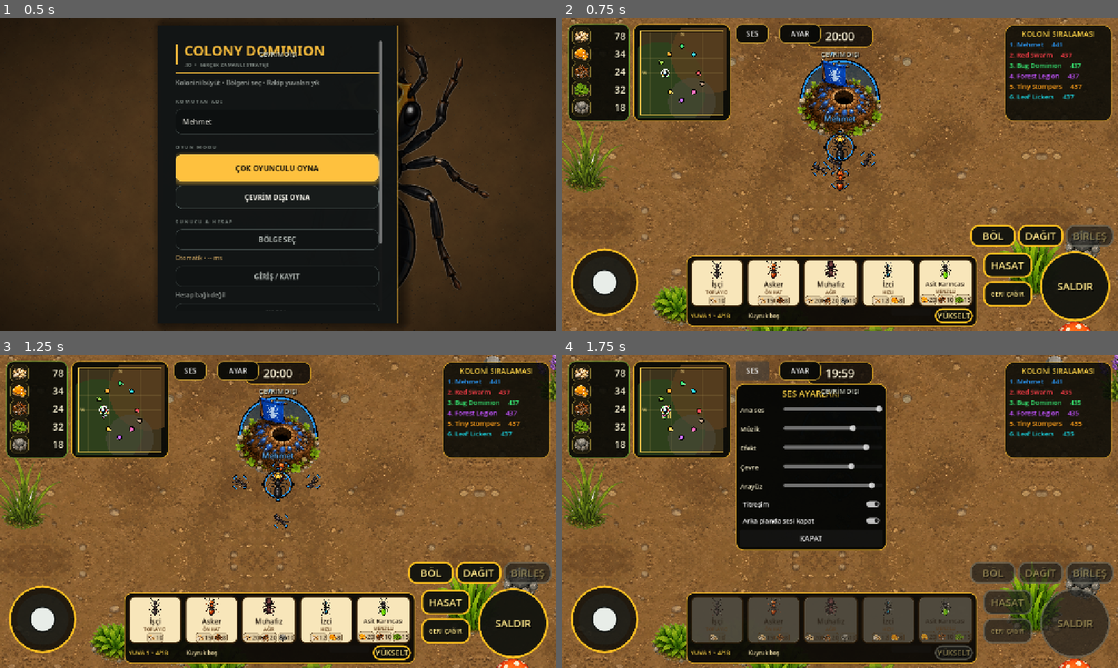
Above: before the commit, frames 1-4 (two rows, left to right).
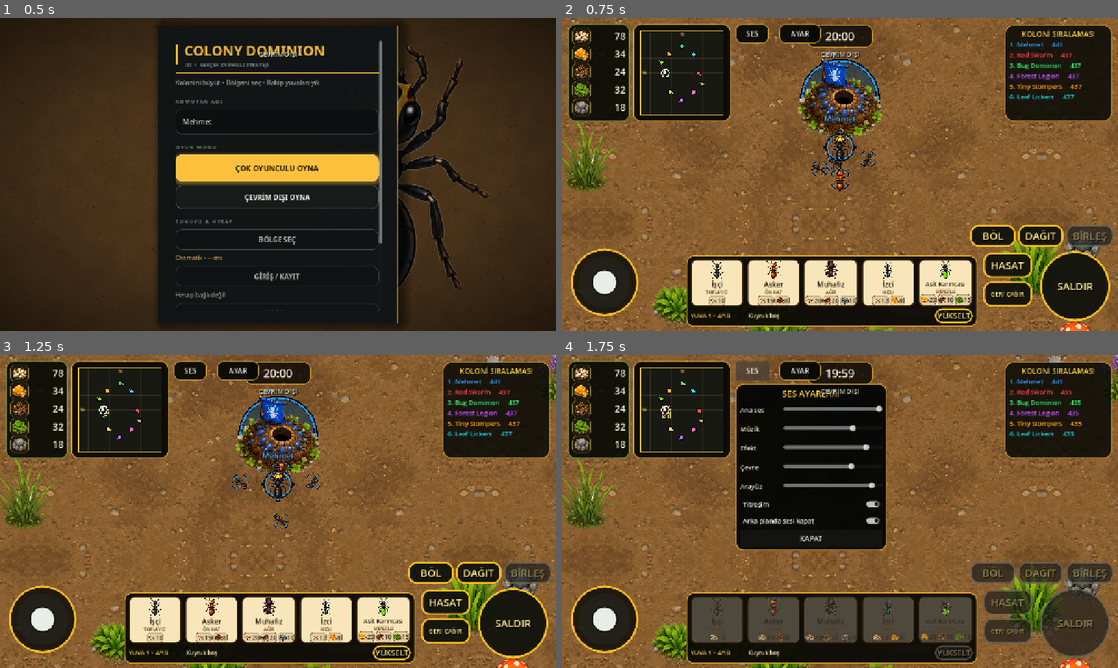
Above: after the commit, the same moments.

Repository: mehmetdem2005/colony-dominion-io
Game: Godot game, scene res://scenes/boot.tscn
Two runs of this game, one before a commit and one after it. Both use one fixed random seed, a clock stepped at 60 frames per second and the inputs below.
Inputs:
- Up to frame 1 (0.5 s): no input
- Up to frame 2 (0.75 s): click "ÇEVRİM DIŞI OYNA" at 0.5 s
- Up to frame 3 (1.25 s): no input
- Up to frame 4 (1.75 s): click "SES" at 1.25 s

Frame 1 is identical in both runs. In frame 2, 4.1% of the frame differs, in the area x 13-30%, y 3-32%; in frame 3, 4.1%; in frame 4, 4.1%.

Commit message:
Fix minimap colour mess and rework online unit interpolation
Two online-mode fixes:

Minimap — remove the three big semi-transparent decorative circles that were
stacked under the biome tiles, grid and borders and read as a "renk karmaşası"
(colour mess). Flat calm base + lower biome-tile alpha so the real markers
(chunks, resources, colonies, the player) stand out.

Jitter — the remote entity proxy interpolated on local packet-ARRIVAL time,
so network jitter mapped straight into position jitter ("karıncalar titriyor").
Rework it to interpolate on the SERVER TICK clock (evenly spaced) via a local
render clock that advances by real time, stays inside the buffered window
(never extrapolates ahead, re-syncs after a stall) and lerps between the two
bracketing server samples. Position is then set directly, dropping the old
second exp-smoothing pass that added latency and chase jitter.

Both are client-side; gdlint/gdformat clean, release validator passes. Needs
on-device confirmation (the game can't run headlessly here). Trigger bumped to
rebuild the in-app APK.

Co-Authored-By: Claude Opus 4.8 <noreply@anthropic.com>
Claude-Session: https://claude.ai/code/session_01ABeLaAFJbrFYRkfTpAcEPN

Diff:
--- a/gameplay/network/network_entity_proxy.gd
+++ b/gameplay/network/network_entity_proxy.gd
@@ -1,8 +1,12 @@
 class_name NetworkEntityProxy
 extends CharacterBody2D
 
-const REMOTE_INTERPOLATION_SPEED: float = 18.0
 const SNAPSHOT_BUFFER_LIMIT: int = 8
+# Milliseconds between authoritative snapshots (server tick spacing). Remote
+# interpolation runs on this even clock rather than on jittery packet-arrival
+# times, which is what previously made the units shimmer/"titriyor".
+const TICK_MS: float = 1000.0 / NetworkProtocol.SNAPSHOT_HZ
+const RENDER_CLOCK_MAX_LAG_MS: float = 250.0
 const LOCAL_SOFT_CORRECTION_SPEED: float = 7.0
 const LOCAL_IDLE_CORRECTION_SPEED: float = 12.0
 const LOCAL_HARD_SNAP_DISTANCE: float = 320.0
@@ -22,6 +26,8 @@
 var _move_speed: float = 280.0
 var _last_snapshot_tick: int = -1
 var _snapshot_buffer: Array[Dictionary] = []
+var _newest_server_ms: float = 0.0
+var _render_ms: float = -1.0
 var _last_visual_team_id: int = -2
 var _last_visual_kind: StringName = &""
 var _display_name: String = ""
@@ -102,15 +108,11 @@
 	if is_local_commander:
 		_snapshot_buffer.clear()
 		return
-	(
-		_snapshot_buffer
-		. append(
-			{
-				"received_msec": Time.get_ticks_msec(),
-				"position": decoded,
-			}
-		)
-	)
+	# Timestamp each sample by the SERVER tick (evenly spaced), not local arrival
+	# time, so interpolation speed is constant regardless of network jitter.
+	var server_ms: float = float(server_tick) * TICK_MS
+	_newest_server_ms = maxf(_newest_server_ms, server_ms)
+	_snapshot_buffer.append({"server_ms": server_ms, "position": decoded})
 	while _snapshot_buffer.size() > SNAPSHOT_BUFFER_LIMIT:
 		_snapshot_buffer.pop_front()
 
@@ -120,6 +122,8 @@
 		return
 	is_local_commander = value
 	_snapshot_buffer.clear()
+	_render_ms = -1.0
+	_newest_server_ms = 0.0
 	queue_redraw()
 
 
@@ -166,46 +170,54 @@
 
 
 func _advance_remote_interpolation(delta: float) -> void:
-	var render_target: Vector2 = _sample_remote_position()
-	velocity = (render_target - global_position) / maxf(delta, 0.001)
-	var interpolation_weight: float = 1.0 - exp(-REMOTE_INTERPOLATION_SPEED * delta)
-	global_position = global_position.lerp(render_target, interpolation_weight)
-
-
-func _sample_remote_position() -> Vector2:
+	var previous: Vector2 = global_position
+	var render_target: Vector2 = _sample_remote_position(delta)
+	# The render clock already produces smooth, evenly-paced positions, so we set
+	# the position directly — no second smoothing pass that would add latency or
+	# re-introduce chase jitter.
+	global_position = render_target
+	velocity = (render_target - previous) / maxf(delta, 0.001)
+
+
+func _sample_remote_position(delta: float) -> Vector2:
 	if _snapshot_buffer.is_empty():
 		return authoritative_position
+	var newest: Dictionary = _snapshot_buffer[_snapshot_buffer.size() - 1]
 	if _snapshot_buffer.size() == 1:
-		return _snapshot_buffer[0].get("position", authoritative_position) as Vector2
-
-	var target_msec: int = (
-		Time.get_ticks_msec()
-		- NetworkProtocol.get_interpolation_delay_msec(_get_network_metric("jitter_ms"))
-	)
-	while (
-		_snapshot_buffer.size() > 2
-		and int(_snapshot_buffer[1].get("received_msec", 0)) <= target_msec
-	):
-		_snapshot_buffer.pop_front()
-
-	var older: Dictionary = _snapshot_buffer[0]
-	var newer: Dictionary = _snapshot_buffer[1]
-	var older_time: int = int(older.get("received_msec", target_msec))
-	var newer_time: int = int(newer.get("received_msec", older_time + 1))
-	var older_position: Vector2 = older.get("position", authoritative_position) as Vector2
-	var newer_position: Vector2 = newer.get("position", authoritative_position) as Vector2
-	var span_msec: int = maxi(newer_time - older_time, 1)
-	if target_msec <= newer_time:
-		var weight: float = clampf(float(target_msec - older_time) / float(span_msec), 0.0, 1.0)
-		return older_position.lerp(newer_position, weight)
-
-	# No newer snapshot has arrived yet. Hold at the latest known position rather
-	# than extrapolating ahead: extrapolation guesses a future position and then
-	# snaps back when the real snapshot lands a few milliseconds later, which is
-	# exactly what reads on screen as the ants "titriyor" (jittering). Holding is
-	# softened by the residual smoothing in _advance_remote_interpolation, so a
-	# late packet shows as a momentary slow-down instead of a visible snap.
-	return newer_position
+		return newest.get("position", authoritative_position) as Vector2
+
+	# Render slightly in the past so there is always a "future" sample to
+	# interpolate toward. Advance a local clock by real time and keep it inside
+	# the buffered window: never ahead of the newest sample (no extrapolation),
+	# and re-synced if it drifts too far behind after a stall.
+	var delay_ms: float = float(
+		NetworkProtocol.get_interpolation_delay_msec(_get_network_metric("jitter_ms"))
+	)
+	var target_ms: float = _newest_server_ms - delay_ms
+	if _render_ms < 0.0:
+		_render_ms = target_ms
+	else:
+		_render_ms += delta * 1000.0
+		_render_ms = clampf(_render_ms, target_ms - RENDER_CLOCK_MAX_LAG_MS, _newest_server_ms)
+
+	var oldest: Dictionary = _snapshot_buffer[0]
+	if _render_ms <= float(oldest.get("server_ms", 0.0)):
+		return oldest.get("position", authoritative_position) as Vector2
+	if _render_ms >= float(newest.get("server_ms", 0.0)):
+		return newest.get("position", authoritative_position) as Vector2
+	for index in range(_snapshot_buffer.size() - 1):
+		var older: Dictionary = _snapshot_buffer[index]
+		var newer: Dictionary = _snapshot_buffer[index + 1]
+		var older_ms: float = float(older.get("server_ms", 0.0))
+		var newer_ms: float = float(newer.get("server_ms", older_ms + 1.0))
+		if _render_ms >= older_ms and _render_ms <= newer_ms:
+			var older_position: Vector2 = older.get("position", authoritative_position) as Vector2
+			var newer_position: Vector2 = newer.get("position", authoritative_position) as Vector2
+			var span: float = maxf(newer_ms - older_ms, 1.0)
+			return older_position.lerp(
+				newer_position, clampf((_render_ms - older_ms) / span, 0.0, 1.0)
+			)
+	return newest.get("position", authoritative_position) as Vector2
 
 
 func _refresh_world_presentation() -> void:
--- a/ui/minimap.gd
+++ b/ui/minimap.gd
@@ -111,23 +111,11 @@
 
 
 func _draw_terrain_base(content_rect: Rect2) -> void:
-	draw_rect(content_rect, Color(0.24, 0.20, 0.11, 1.0), true)
-	var center: Vector2 = content_rect.get_center()
-	draw_circle(
-		center + Vector2(-content_rect.size.x * 0.26, content_rect.size.y * 0.18),
-		content_rect.size.y * 0.54,
-		Color(0.17, 0.26, 0.11, 0.82)
-	)
-	draw_circle(
-		center + Vector2(content_rect.size.x * 0.34, -content_rect.size.y * 0.22),
-		content_rect.size.y * 0.46,
-		Color(0.36, 0.25, 0.12, 0.74)
-	)
-	draw_circle(
-		center + Vector2(content_rect.size.x * 0.12, content_rect.size.y * 0.34),
-		content_rect.size.y * 0.28,
-		Color(0.30, 0.29, 0.23, 0.58)
-	)
+	# A single calm, dark base. The previous version stacked three big
+	# semi-transparent coloured circles (green/brown/grey) under the biome tiles,
+	# grid and borders, which read as a muddy "colour mess". A flat base lets the
+	# meaningful markers (chunks, resources, colonies, the player) stand out.
+	draw_rect(content_rect, Color(0.09, 0.10, 0.07, 1.0), true)
 
 
 func _draw_grid(content_rect: Rect2) -> void:
@@ -171,9 +159,10 @@
 			continue
 		var biome: StringName = entry.get("biome", &"forest")
 		var biome_color: Color = BIOME_COLORS.get(biome, BIOME_COLORS[&"forest"])
-		# Loaded/warm state is represented by a border instead of large alpha
-		# jumps. Previously whole chunk tiles flashed between 0.34 and 0.72.
-		biome_color.a = 0.58
+		# Keep explored biome tiles as a subtle tint over the calm base so they
+		# read as terrain, not a wall of colour. (Loaded/warm state is shown by
+		# the border below, not a large alpha jump.)
+		biome_color.a = 0.34
 		draw_rect(local_rect, biome_color, true)
 		var is_active: bool = bool(entry.get("active", false))
 		var border_color := (
Not shown, changed: .github/apk-inapp-trigger.txt
